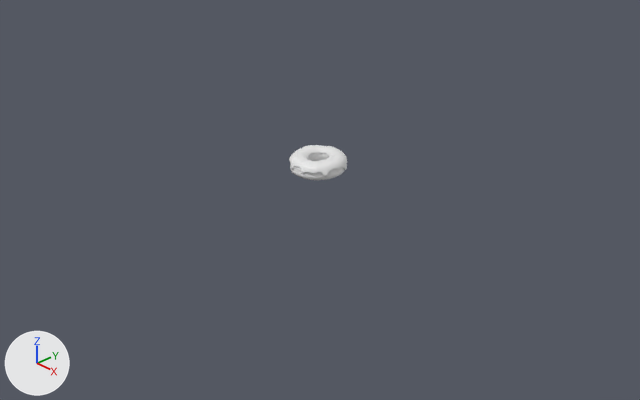
Renders of the Blender file Donut.blend from each side of a commit.
Before and after are seen from a 50 mm camera at (1.446, -1.352, 0.867) aimed at (0.037, -0.026, -0.079). Every picture has the same lights, and +X, +Y and +Z are marked at lower left.

In view in the first picture: 'Donut', 'icing'.
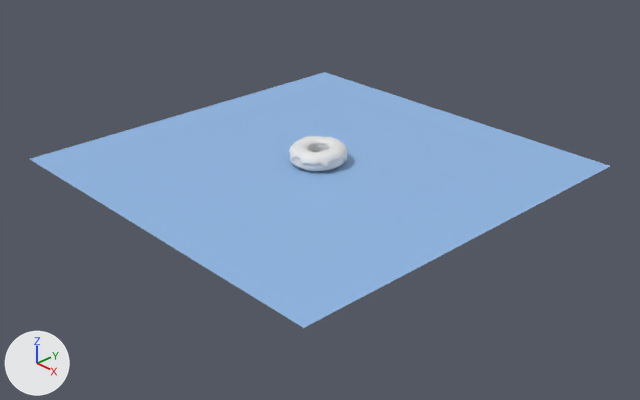
Diff of the bpy script that builds the scene:
```diff
--- a/Donut.blend.py
+++ b/Donut.blend.py
@@ mat_material_001 @@
+mat_material_001 = principled_material('Material.001')
+mat_material_001.base_color = (0.283, 0.486, 0.8)  # blue #91b9e7
@@ me_plane @@
+me_plane.from_pydata([(-0.5, -0.5, 0.0), (0.5, -0.5, 0.0), (-0.5, 0.5, 0.0), (0.5, 0.5, 0.0)], [], [(0, 1, 3, 2)])
+me_plane.materials.append(mat_material_001)  # blue #91b9e7
@@ ob_donut @@
 ob_donut = bpy.data.objects.new('Donut', me_donut)
-ob_donut.location = (0.0, 0.0, 0.0)
+ob_donut.location = (0.0, 0.0, 0.024)
@@ ob_plane @@
+ob_plane = bpy.data.objects.new('Plane', me_plane)
+ob_plane.location = (0.0, 0.0, 0.0)
```

Pixel boxes [x1, y1, x2, y2] of what changed, in the pictures (640 x 400 px):
'Plane', added (blue): after [30, 72, 610, 328]
'icing', moved: before [289, 145, 347, 177]; after [289, 136, 347, 168]
'Donut', moved: before [290, 153, 345, 180]; after [290, 144, 345, 171]
